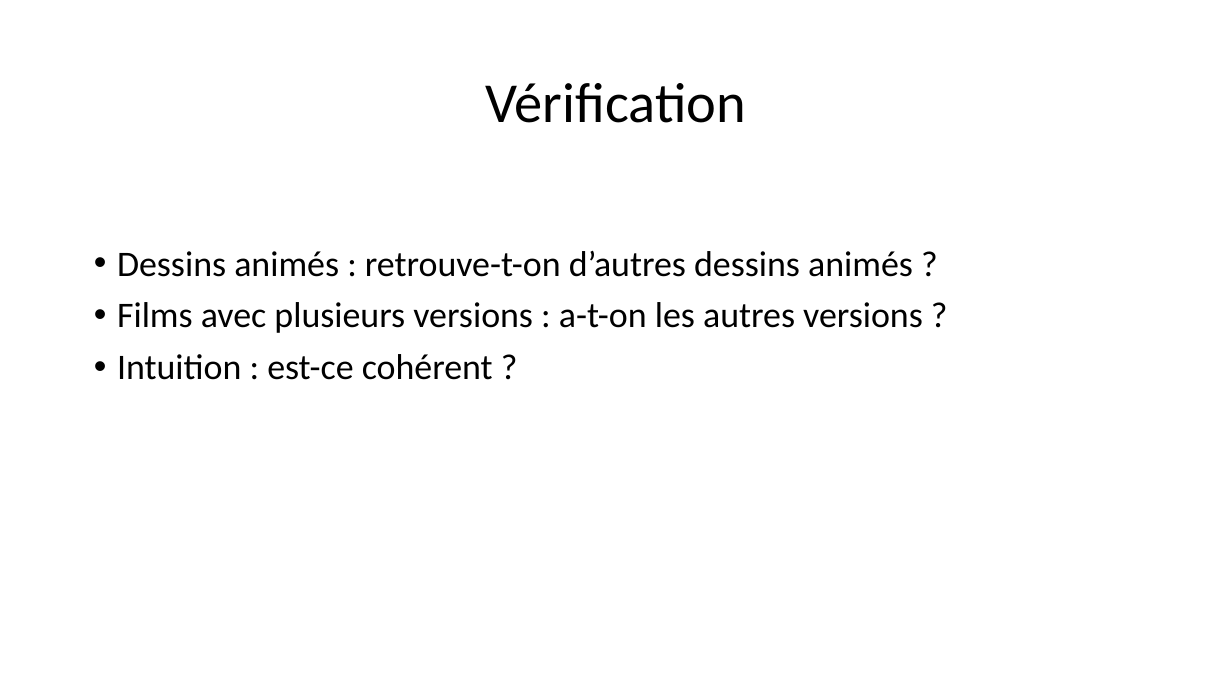
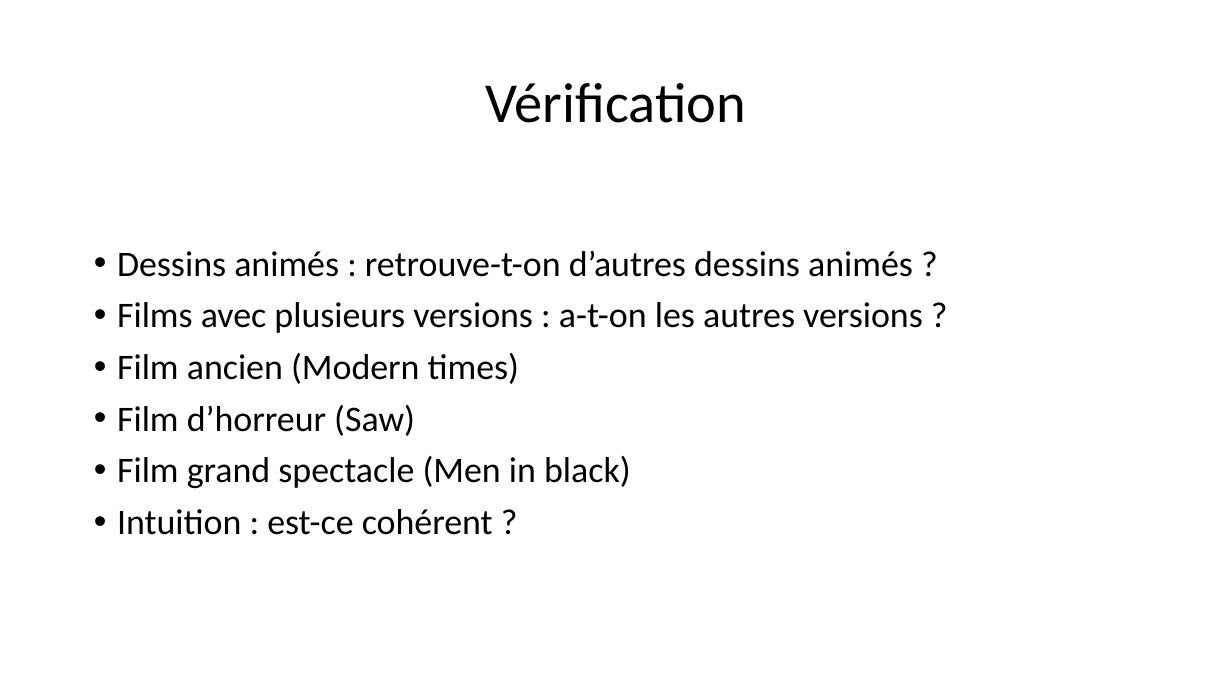
Before and after one commit to morganscao/Projet3, a slide deck: slide 30 of Rapport/Moteur de recommandations de films.pptx. Drawn at 1232x693 pixels with LibreOffice and Linux fonts; fonts in the diff are those of the drawing. Boxes give left, top, right and bottom in pixels: in the first picture for what was removed or moved away, otherwise in the second. Text is boxed around its words. In the diff, an @@ line names an element or a change of style, - is before the commit and + after.

```diff
--- a/Rapport/Moteur de recommandations de films.pptx
+++ b/Rapport/Moteur de recommandations de films.pptx
@@ text at [117, 353, 631, 488]: paragraphs added @@
+• Film ancien (Modern times)
+• Film d’horreur (Saw)
+• Film grand spectacle (Men in black)
```
Also in this commit, not shown: 2 other slides changed, 1 slide added, 2 other files.
